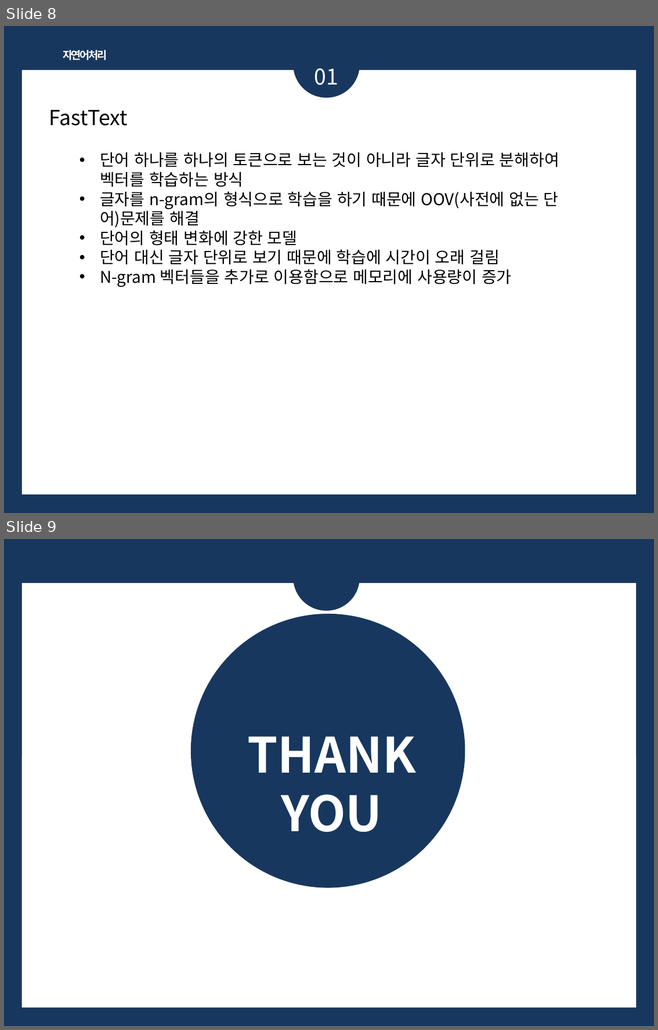
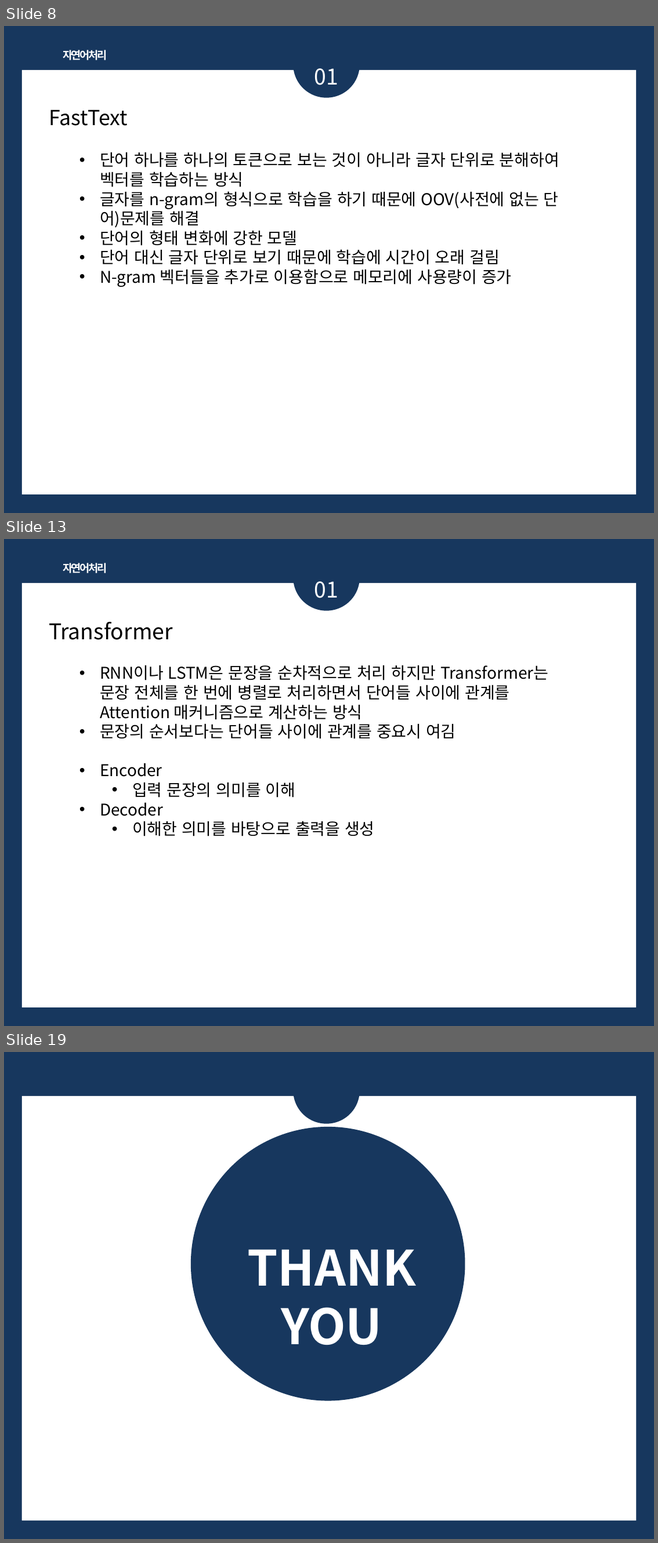
Before and after one commit to bsmoon-86/multicam_2025, a slide deck: PPT/자연어_임베딩.pptx. Shown one above the other, each under a label of ours: slides 8 and 9 before the commit, slides 8, 13 and 19 after it; the slides between them are not shown. The pictures are 658x1030 and 658x1543 pixels, drawn with LibreOffice and Linux fonts; fonts in the diff are those of the drawing. Boxes give left, top, right and bottom in pixels: in the first picture for what was removed or moved away, otherwise in the second. Text is boxed around its words. In the diff, an @@ line names an element or a change of style, - is before the commit and + after.

```diff
--- a/PPT/자연어_임베딩.pptx
+++ b/PPT/자연어_임베딩.pptx
@@ slide 13 added at [4,539,654,1026], background #17375E; not listed: 1 template element that a slide beside it also shows @@
@@ ellipse added at [293,544,360,610], fill #17375E @@
@@ text added at [63,563,107,573], 12 pt, text #FFFFFF, bold @@
+자연어처리
@@ text added at [314,581,338,598], 24 pt, text #FFFFFF @@
+01
@@ text added at [49,622,173,640], 24 pt, text #000000 @@
+Transformer
@@ text added at [100,665,549,837], 18 pt, text #000000 @@
+• RNN이나 LSTM은 문장을 순차적으로 처리 하지만 Transformer는 문장 전체를 한 번에 병렬로 처리하면서 단어들 사이에 관계를 Attention 매커니즘으로 계산하는 방식
+• 문장의 순서보다는 단어들 사이에 관계를 중요시 여김
+• Encoder
+  • 입력 문장의 의미를 이해
+• Decoder
+  • 이해한 의미를 바탕으로 출력을 생성
@@ what was slide 9 is now slide 19 @@
```
Also in this commit, not shown: 9 other slides added.
